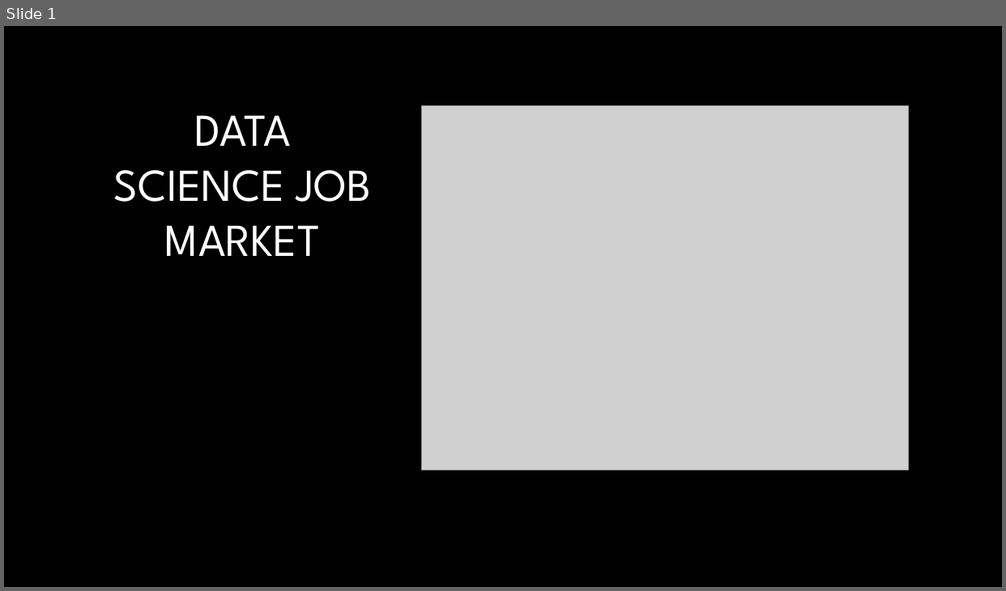
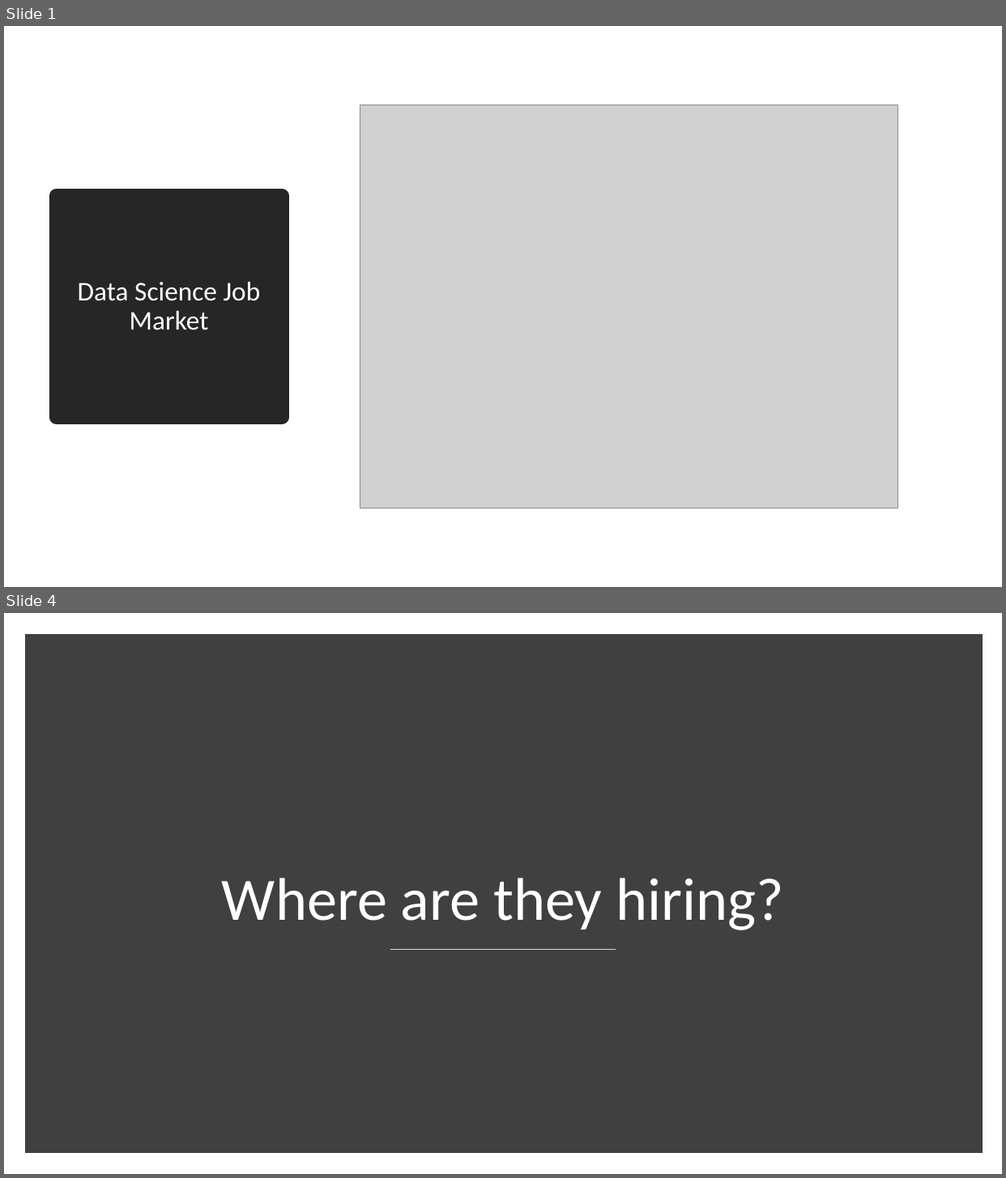
Before and after one commit to hopandskip/Data_Science_Job_Market, a slide deck: PresentationDS.pptx. Shown one above the other, each under a label of ours: slide 1 before the commit, slides 1 and 4 after it; the slides between them are not shown. The pictures are 1006x591 and 1006x1178 pixels, drawn with LibreOffice and Linux fonts; fonts in the diff are those of the drawing; grey boxes stand for pictures; background and template pictures are left out. Boxes give left, top, right and bottom in pixels: in the first picture for what was removed or moved away, otherwise in the second. Text is boxed around its words. In the diff, an @@ line names an element or a change of style, - is before the commit and + after.

```diff
--- a/PresentationDS.pptx
+++ b/PresentationDS.pptx
@@ slide 4 added at (4,613,1002,1174), background #FFFFFF @@
@@ rectangle added at (30,639,978,1148), fill #404040, outline #404040 10 pt @@
@@ title added at (222,878,784,931), 58 pt, text #FFFFFF @@
+Where are they hiring?
@@ line added from (391, 949) to (616, 949), #D9D9D9 1 pt @@
@@ slide 1 changed as well @@
@@ background picture (left out) to #FFFFFF @@
@@ picture: place and size @@
-picture at (422,105,908,470)
+picture at (360,105,898,508)
@@ title "Data Science Job Market": place and size @@
-title "Data Science Job Market" at (114,115,371,256)
+title "Data Science Job Market" at (57,196,282,417)
@@ title "Data Science Job Market" at (57,196,282,417): vertical alignment bottom to middle; fill none to #262626; outline none to #262626 13.75 pt @@
@@ title at (78,282,261,331): text changed; size 44 to 26 pt; font League Spartan to Calibri; text colour gradient #FFFFFF to #A6A6A6 to #FFFFFF @@
-DATA SCIENCE JOB MARKET
+Data Science Job Market
```
Also in this commit, not shown: 2 other slides changed, 1 other slide added.
